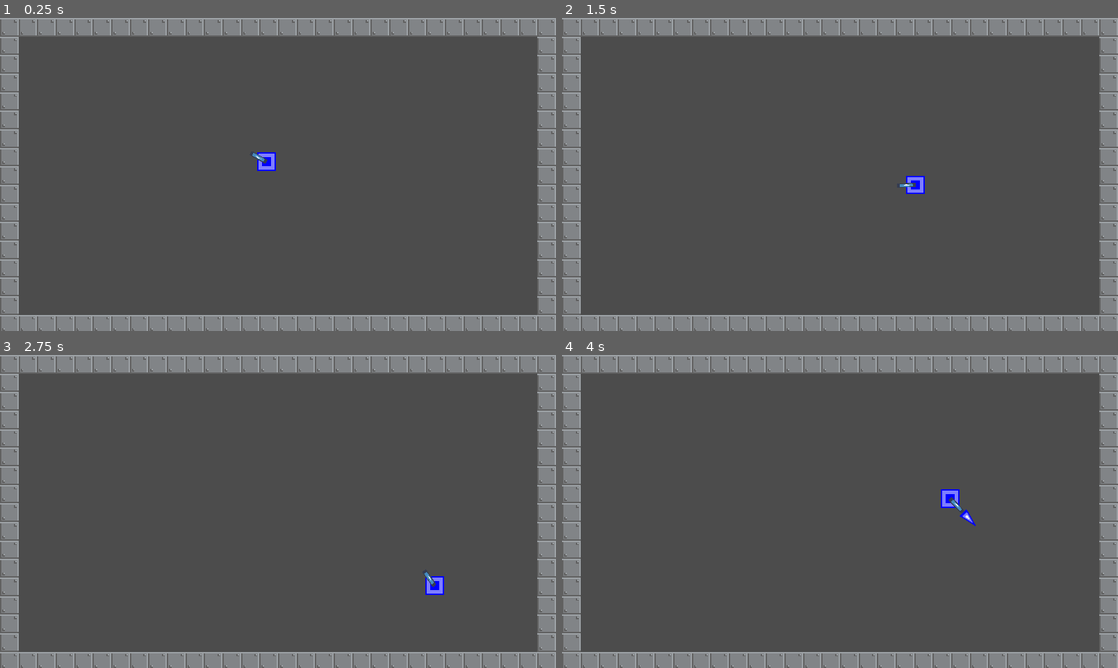
Above: before the commit, frames 1-4 (two rows, left to right).
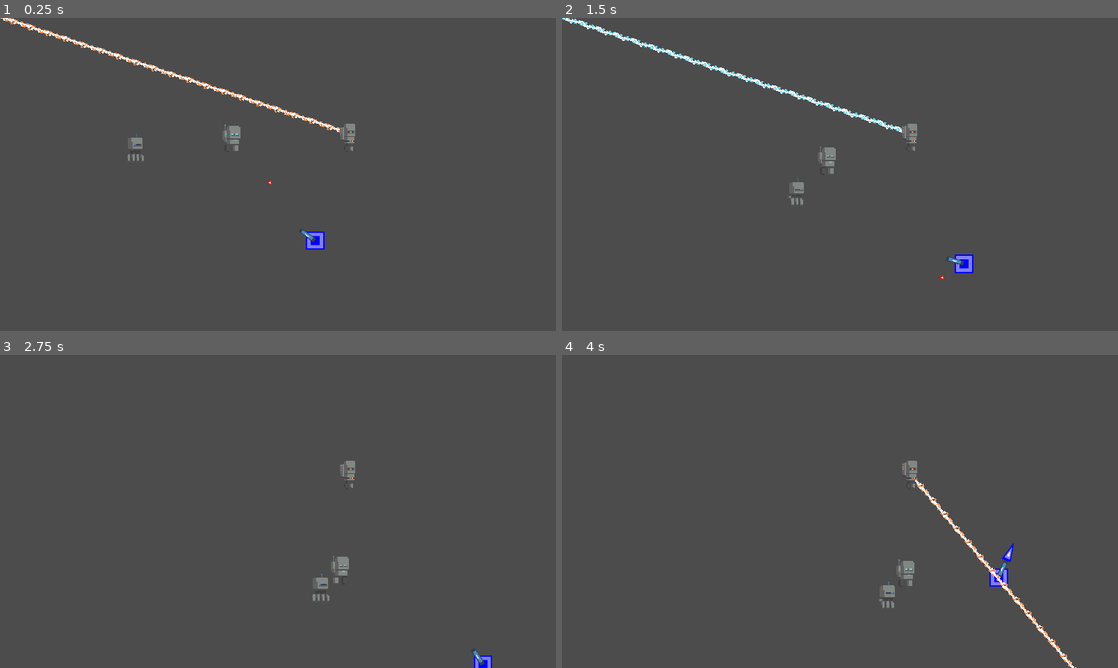
Above: after the commit, the same moments.

Repository: OctoMeep/senior-project
Game: Godot game, scene res://Main.tscn
Two runs of this game, one before a commit and one after it. Both use one fixed random seed, a clock stepped at 60 frames per second and the inputs below. Before the commit the project starts from res://levels/LevelOne.tscn. The engine's default icon, where the game draws it, is replaced by a stand-in: a white triangle on a blue panel in a dark square.
Inputs (mouse positions are in pixels of both pictures, inside the frame that each line leads up to):
- Up to frame 1 (0.25 s): no input
- Up to frame 2 (1.5 s): move the mouse to (962, 158) at 0.52 s; press the mouse at (962, 158) at 0.53 s; hold D (move_right) 0.53-1.28 s; move the mouse to (728, 190) at 1.27 s; release the mouse at (728, 190) at 1.28 s; hold S (move_down) from 1.28 s (still down); tap F (interact) at 1.35 s
- Up to frame 3 (2.75 s): click (166, 527) at 1.55 s; move the mouse to (333, 442) at 2.02 s; release S (move_down) at 2.03 s; press the mouse at (333, 442) at 2.03 s; hold D (move_right) from 2.03 s (still down)
- Up to frame 4 (4 s): move the mouse to (812, 574) at 2.77 s; release D (move_right) at 2.78 s; release the mouse at (812, 574) at 2.78 s; hold W (move_up) 2.78-3.53 s; tap Middle mouse button (switch) at 2.85 s; click (812, 574) at 3.05 s; move the mouse to (1006, 558) at 3.52 s; press the mouse at (1006, 558) at 3.53 s; hold A (move_left) from 3.53 s (still down)

The runs differ from the first frame. In frame 1, 16% of the frame differs, in the area x 0-100%, y 0-100%; in frame 2, 16%; in frame 3, 15%; in frame 4, 16%.

Commit message:
Implement level switching

Diff:
--- /dev/null
+++ b/Main.gd
@@ -0,0 +1,17 @@
+extends Node2D
+
+export var levels = {}
+export var first_level = ""
+
+func _ready():
+	load_level(first_level)
+
+func load_level(level):
+	print($Player)
+	if has_node("Level"):
+		$Level.queue_free()
+	var new_level = levels[level].instance()
+	new_level.player = $Player
+	add_child(new_level)
+	$Player.position = $Level/StartPoint.position
+	$Level.connect("done", self, "load_level")
--- /dev/null
+++ b/Main.tscn
@@ -0,0 +1,20 @@
+[gd_scene load_steps=6 format=2]
+
+[ext_resource path="res://Main.gd" type="Script" id=1]
+[ext_resource path="res://levels/LevelOne.tscn" type="PackedScene" id=2]
+[ext_resource path="res://player/Player.tscn" type="PackedScene" id=3]
+[ext_resource path="res://ui/HUD.tscn" type="PackedScene" id=4]
+[ext_resource path="res://levels/LevelTwo.tscn" type="PackedScene" id=5]
+
+[node name="Node2D" type="Node2D"]
+script = ExtResource( 1 )
+levels = {
+"LevelOne": ExtResource( 2 ),
+"LevelTwo": ExtResource( 5 )
+}
+first_level = "LevelTwo"
+
+[node name="Player" parent="." instance=ExtResource( 3 )]
+
+[node name="HUD" parent="." instance=ExtResource( 4 )]
+visible = false
--- a/levels/Level.gd
+++ b/levels/Level.gd
@@ -6,10 +6,10 @@
 
 var wave_num = 0
 var wave
-onready var player = $Player
+var player
 
 func _ready():
-	print(waves)
+	print(player)
 	run_wave()
 
 func run_wave():
@@ -29,4 +29,10 @@
 		run_wave()
 
 func finish():
-	emit_signal("done")
+	for node in get_children():
+		if "active" in node:
+			node.active = true
+
+func leave(next_level):
+	print(next_level)
+	emit_signal("done", next_level)
--- a/levels/Level.tscn
+++ b/levels/Level.tscn
@@ -38,3 +38,6 @@
 compatibility_mode = true
 collision_layer = 3
 format = 1
+
+[node name="StartPoint" type="Node2D" parent="."]
+position = Vector2( 272, 192 )
--- a/levels/LevelOne.tscn
+++ b/levels/LevelOne.tscn
@@ -3,13 +3,25 @@
 [ext_resource path="res://levels/Level.tscn" type="PackedScene" id=1]
 [ext_resource path="res://waves/Dashers.tscn" type="PackedScene" id=2]
 [ext_resource path="res://waves/Intro.tscn" type="PackedScene" id=3]
-[ext_resource path="res://player/Player.tscn" type="PackedScene" id=4]
+[ext_resource path="res://terrain/Door.tscn" type="PackedScene" id=5]
 
 [node name="Level" instance=ExtResource( 1 )]
 waves = [ ExtResource( 3 ), ExtResource( 2 ) ]
 
 [node name="TileMap" parent="." index="0"]
-tile_data = PoolIntArray( 0, 0, 0, 1, 0, 0, 2, 0, 0, 3, 0, 0, 4, 0, 0, 5, 0, 0, 6, 0, 0, 7, 0, 0, 8, 0, 0, 9, 0, 0, 10, 0, 0, 11, 0, 0, 12, 0, 0, 13, 0, 0, 14, 0, 0, 15, 0, 0, 16, 0, 0, 17, 0, 0, 18, 0, 0, 19, 0, 0, 2 …(967 unchanged characters)…
+tile_data = PoolIntArray( 0, 0, 0, 1, 0, 0, 2, 0, 0, 3, 0, 0, 4, 0, 0, 5, 0, 0, 6, 0, 0, 7, 0, 0, 8, 0, 0, 9, 0, 0, 10, 0, 0, 11, 0, 0, 12, 0, 0, 16, 0, 0, 17, 0, 0, 18, 0, 0, 19, 0, 0, 2 …(967 unchanged characters)…
 
-[node name="Player" parent="." index="1" instance=ExtResource( 4 )]
-position = Vector2( 230.207, 124.06 )
+[node name="Door" parent="." index="1" instance=ExtResource( 5 )]
+position = Vector2( 216, 8 )
+next_level = "LevelTwo"
+
+[node name="Door2" parent="." index="2" instance=ExtResource( 5 )]
+position = Vector2( 232, 8 )
+next_level = "LevelTwo"
+
+[node name="Door3" parent="." index="3" instance=ExtResource( 5 )]
+position = Vector2( 248, 8 )
+next_level = "LevelTwo"
+[connection signal="level_done" from="Door" to="." method="leave"]
+[connection signal="level_done" from="Door2" to="." method="leave"]
+[connection signal="level_done" from="Door3" to="." method="leave"]
--- /dev/null
+++ b/levels/LevelTwo.tscn
@@ -0,0 +1,7 @@
+[gd_scene load_steps=3 format=2]
+
+[ext_resource path="res://levels/Level.tscn" type="PackedScene" id=1]
+[ext_resource path="res://waves/Demo.tscn" type="PackedScene" id=2]
+
+[node name="Level" instance=ExtResource( 1 )]
+waves = [ ExtResource( 2 ) ]
--- a/project.godot
+++ b/project.godot
@@ -16,7 +16,7 @@
 [application]
 
 config/name="senior-project"
-run/main_scene="res://levels/LevelOne.tscn"
+run/main_scene="res://Main.tscn"
 config/icon="res://icon.png"
 
 [display]
--- /dev/null
+++ b/terrain/Door.gd
@@ -0,0 +1,10 @@
+extends Area2D
+
+signal level_done
+
+export var next_level = ""
+var active = false
+
+func _on_Area2D_body_entered(body):
+	if active:
+		emit_signal("level_done", next_level)
--- /dev/null
+++ b/terrain/Door.tscn
@@ -0,0 +1,28 @@
+[gd_scene load_steps=5 format=2]
+
+[ext_resource path="res://icon.png" type="Texture" id=1]
+[ext_resource path="res://terrain/Door.gd" type="Script" id=2]
+
+[sub_resource type="SpriteFrames" id=1]
+animations = [ {
+"frames": [ ExtResource( 1 ) ],
+"loop": true,
+"name": "default",
+"speed": 5.0
+} ]
+
+[sub_resource type="RectangleShape2D" id=2]
+extents = Vector2( 8, 8 )
+
+[node name="Door" type="Area2D"]
+collision_layer = 3
+script = ExtResource( 2 )
+
+[node name="AnimatedSprite" type="AnimatedSprite" parent="."]
+position = Vector2( 0, -4.76837e-07 )
+scale = Vector2( 0.25, 0.25 )
+frames = SubResource( 1 )
+
+[node name="CollisionShape2D" type="CollisionShape2D" parent="."]
+shape = SubResource( 2 )
+[connection signal="body_entered" from="." to="." method="_on_Area2D_body_entered"]
--- /dev/null
+++ b/waves/Demo.gd
@@ -0,0 +1,7 @@
+extends "res://waves/Wave.gd"
+
+func _ready():
+	needed = 3
+	spawn("Dasher", Vector2(100, 100), true)
+	spawn("Gunner", Vector2(200, 100), true)
+	spawn("Sniper", Vector2(300, 100), true)
--- /dev/null
+++ b/waves/Demo.tscn
@@ -0,0 +1,6 @@
+[gd_scene load_steps=2 format=2]
+
+[ext_resource path="res://waves/Demo.gd" type="Script" id=1]
+
+[node name="Node2D" type="Node2D"]
+script = ExtResource( 1 )
--- a/weapons/Shotgun.gd
+++ b/weapons/Shotgun.gd
@@ -8,7 +8,7 @@
 		get_tree().get_current_scene().add_child(bullet)
 		bullet.position = $StartPoint.global_position
 		bullet.rotation = rotation + rand_range(-PI / 8, PI / 8)
-		bullet.speed = rand_range(600, 800)
+		bullet.speed = rand_range(150, 200)
 		bullet.set_target("enemy")
 		bullet.damage = 1
 		bullet.set_lifetime(0.2)
